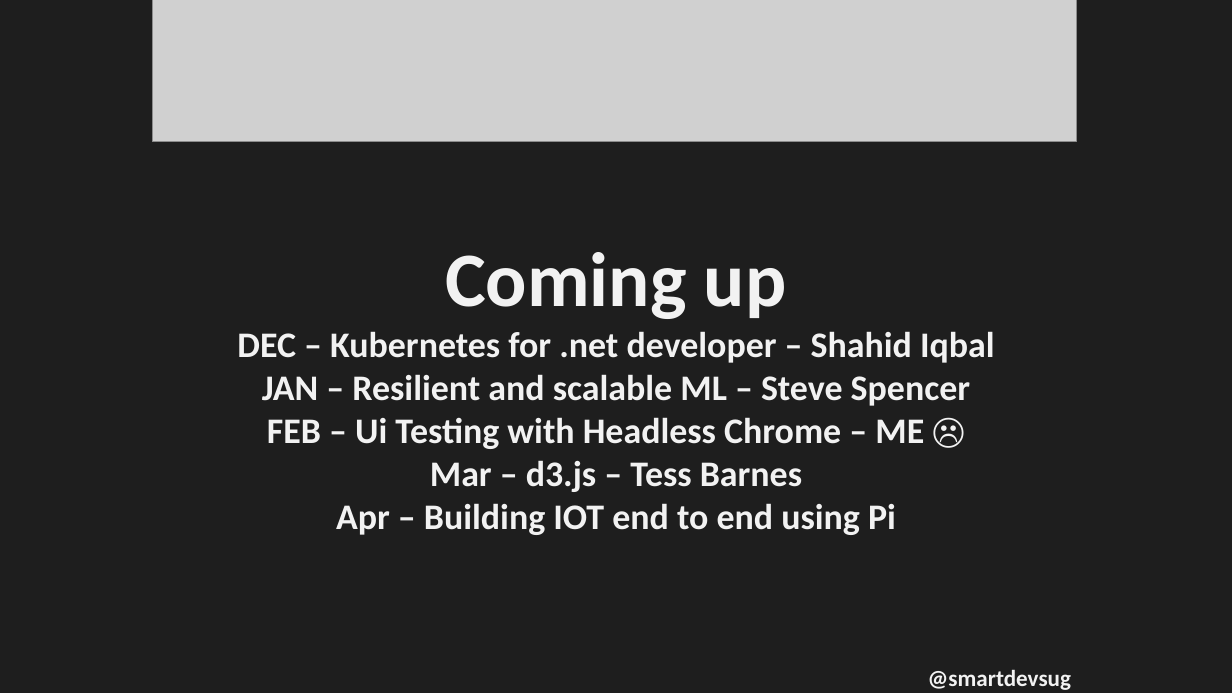
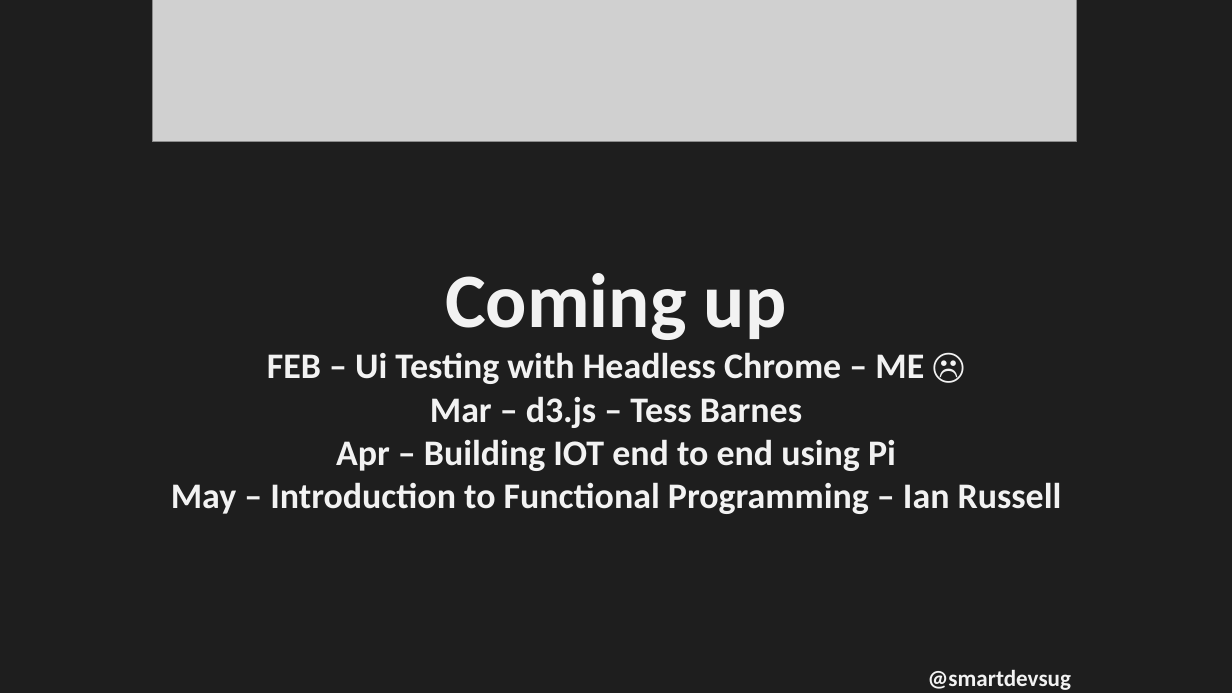
Before and after one commit to rippo/smartdevs, a slide deck: slide 5 of WelcomePresentation-SmartDevs.pptx. Drawn at 1232x693 pixels with LibreOffice and Linux fonts; fonts in the diff are those of the drawing; grey boxes stand for pictures. Boxes give left, top, right and bottom in pixels: in the first picture for what was removed or moved away, otherwise in the second. Text is boxed around its words. In the diff, an @@ line names an element or a change of style, - is before the commit and + after.

Commit message:
Jan 2018

```diff
--- a/WelcomePresentation-SmartDevs.pptx
+++ b/WelcomePresentation-SmartDevs.pptx
@@ text at bbox=[267, 273, 924, 384]: text changed @@
-Coming up
-DEC – Kubernetes for .net developer – Shahid Iqbal
-JAN – Resilient and scalable ML – Steve Spencer
-FEB – Ui Testing with Headless Chrome – ME ☹
+Coming up
+FEB – Ui Testing with Headless Chrome – ME ☹
@@ text at bbox=[171, 482, 1062, 514]: paragraph added @@
+May – Introduction to Functional Programming – Ian Russell
```
Also in this commit, not shown: 1 other slide changed.
